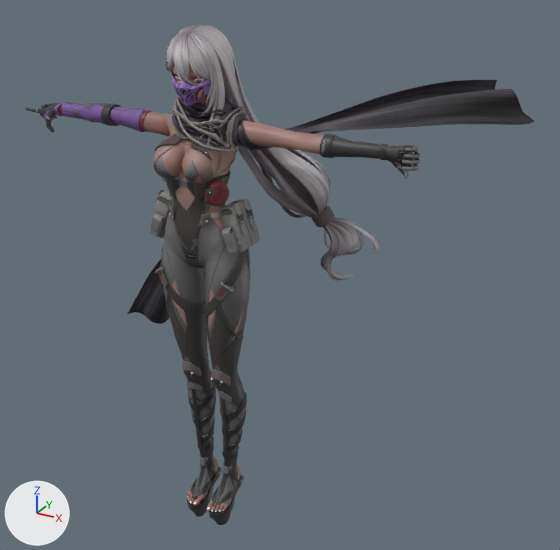
One commit to the Blender file unity/Assets/Authored/nemesis/default/nemesis_lod0.blend: the scene before it, then after it.
Both versions are drawn from a camera (50 mm lens) standing at (1.61, -2.33, 2.41) and looking at (0.16, 0.32, 1.09). Lighting does not change. The marker at lower left points along +X, +Y and +Z. The picture after the commit comes second.

The first picture shows 'nemesis_LOD0'.
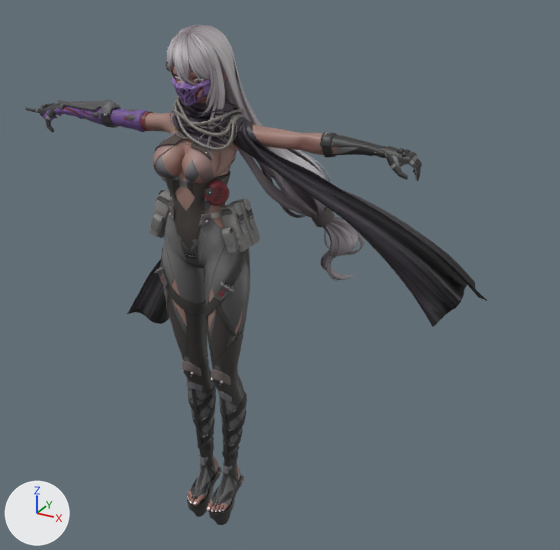
Pixel boxes (x1, y1, x2, y2) of what changed, in the pictures (560 x 550 px; the box of a moved part takes in the faces that stretch with it):
'nemesis_LOD0', reshaped (9% narrower): before (25, 25, 535, 525); after (25, 25, 487, 525)
part 1 of me_nemesis_lod0, moved or reshaped: before (139, 111, 152, 132); after (140, 112, 153, 131)
part 2 of me_nemesis_lod0, moved or reshaped: before (110, 107, 148, 132); after (110, 108, 148, 132)
part 3 of me_nemesis_lod0, moved or reshaped (not visible afterwards): before (62, 110, 104, 124)
part 4 of me_nemesis_lod0, moved or reshaped: before (62, 103, 106, 113); after (59, 106, 104, 125)
part 5 of me_nemesis_lod0, moved or reshaped (not visible afterwards): before (101, 113, 112, 126)
part 6 of me_nemesis_lod0, moved or reshaped: before (108, 105, 121, 126); after (108, 107, 121, 128)
part 7 of me_nemesis_lod0, moved or reshaped (not visible before): after (59, 100, 119, 114)
part 8 of me_nemesis_lod0, moved or reshaped: before (101, 104, 117, 113); after (101, 114, 113, 128)
part 9 of me_nemesis_lod0, moved or reshaped: before (52, 80, 535, 178); after (52, 100, 487, 327)

Diff of the bpy script that builds the scene:
```diff
--- a/unity/Assets/Authored/nemesis/default/nemesis_lod0.blend.py
+++ b/unity/Assets/Authored/nemesis/default/nemesis_lod0.blend.py
@@ me_nemesis_lod0 @@
 # used by ob_nemesis_lod0; location = (0.0, 0.0, 0.0)
-me_nemesis_lod0.from_pydata(...)  # 52166 vertices, 74025 faces; spans x -0.88..1.08, y -0.17..0.71, z 0.0..2.12
+me_nemesis_lod0.from_pydata(...)  # 52166 vertices, 74025 faces; spans x -0.88..1.08, y -0.17..0.57, z 0.0..2.12
+# me_nemesis_lod0 part 1: the loose piece of 50 vertices spanning x -0.28..-0.26, y 0.0..0.07, z 1.71..1.79 is turned 92.5 degrees about the x axis through its middle
+# me_nemesis_lod0 part 2: the loose piece of 270 vertices spanning x -0.42..-0.27, y -0.01..0.08, z 1.71..1.8 is turned 92.5 degrees about the x axis through its middle
+# me_nemesis_lod0 part 3: the loose piece of 196 vertices spanning x -0.7..-0.46, y 0.0..0.07, z 1.72..1.77 is turned 92.5 degrees about the x axis through its middle, then moved by (0.0, 0.02, 0.01)
+# me_nemesis_lod0 part 4: the loose piece of 141 vertices spanning x -0.7..-0.46, y 0.0..0.07, z 1.76..1.8 is turned 92.5 degrees about the x axis through its middle, then moved by (0.0, -0.02, -0.03)
+# me_nemesis_lod0 part 5: the loose piece of 37 vertices spanning x -0.47..-0.42, y -0.01..0.05, z 1.72..1.77 is turned 92.5 degrees about the x axis through its middle, then moved by (0.0, 0.03, 0.0)
+# me_nemesis_lod0 part 6: the loose piece of 33 vertices spanning x -0.43..-0.42, y -0.01..0.08, z 1.72..1.8 is turned 92.5 degrees about the x axis through its middle, then moved by (0.0, 0.0, -0.01)
+# me_nemesis_lod0 part 7: the loose piece of 124 vertices spanning x -0.72..-0.4, y 0.04..0.1, z 1.72..1.8 is turned 92.5 degrees about the x axis through its middle, then moved by (0.0, -0.04, 0.03)
+# me_nemesis_lod0 part 8: the loose piece of 25 vertices spanning x -0.47..-0.42, y 0.0..0.06, z 1.77..1.8 is turned 92.5 degrees about the x axis through its middle, then moved by (0.0, -0.02, -0.04)
+# me_nemesis_lod0 part 9: 6290 of 52166 vertices moved; they spanned x -0.73..1.08, y -0.07..0.71, z 1.68..1.92 and now span x -0.73..1.08, y -0.07..0.22, z 1.09..1.86; mean shift (0.0, -0.01, -0.02); largest move (0.89, 0.71, 1.9) -> (0.89, 0.22, 1.09)
+# other edits to the shape of me_nemesis_lod0 do not show in these pictures
 me_nemesis_lod0.materials.append(mat_face)
```
